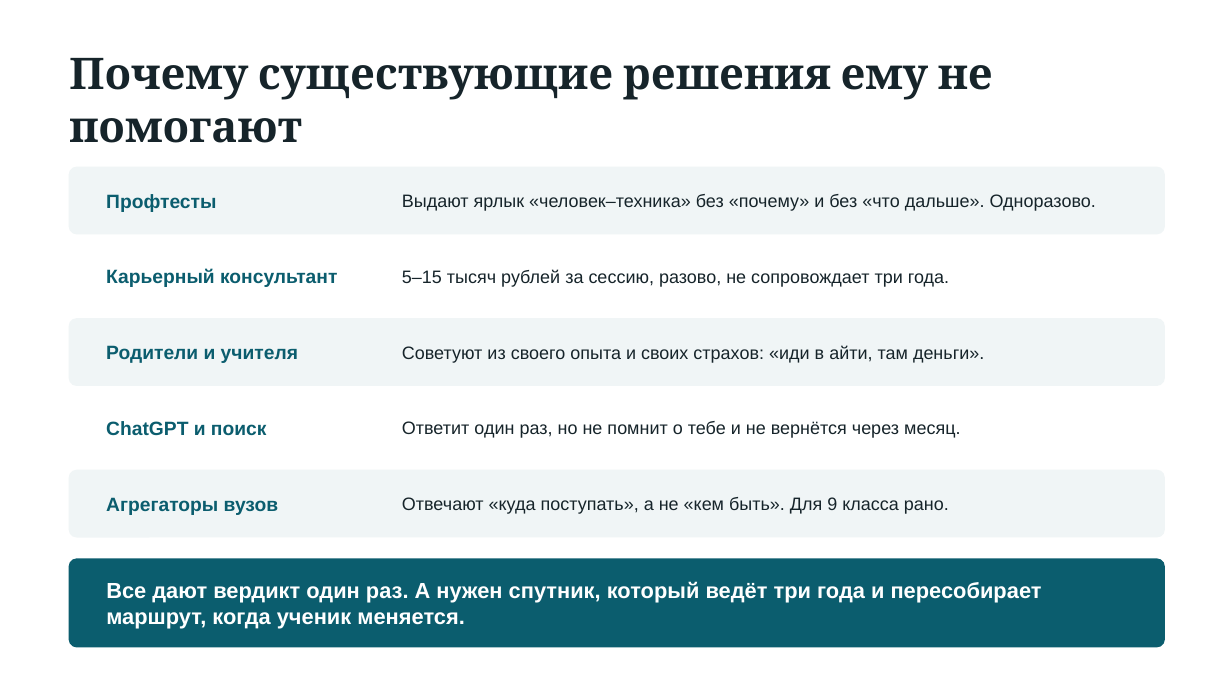
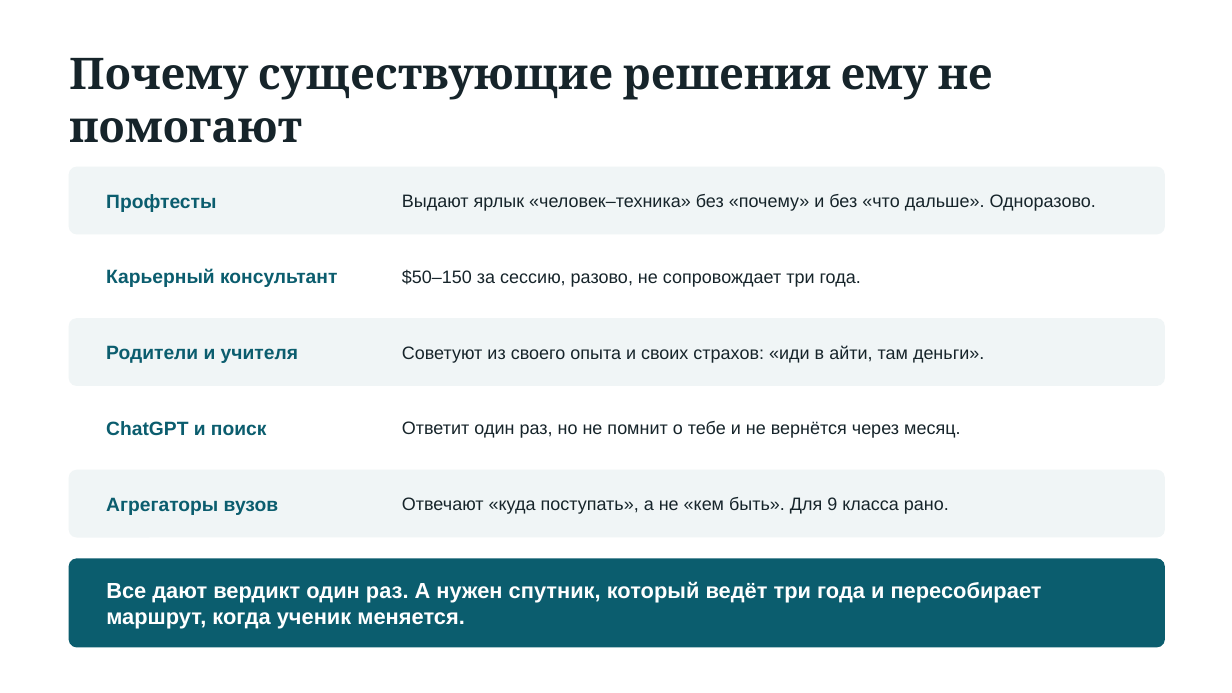
Before and after one commit to nasolyah/career-navigator, a slide deck: slide 4 of deck/Career-Navigator.pptx. Drawn at 1232x693 pixels with LibreOffice and Linux fonts; fonts in the diff are those of the drawing. Boxes give left, top, right and bottom in pixels: in the first picture for what was removed or moved away, otherwise in the second. Text is boxed around its words. In the diff, an @@ line names an element or a change of style, - is before the commit and + after.

```diff
--- a/deck/Career-Navigator.pptx
+++ b/deck/Career-Navigator.pptx
@@ text at (402,269,861,287): text changed @@
-5–15 тысяч рублей за сессию, разово, не сопровождает три года.
+$50–150 за сессию, разово, не сопровождает три года.
```
Also in this commit, not shown: 1 other slide changed, 3 other files.
